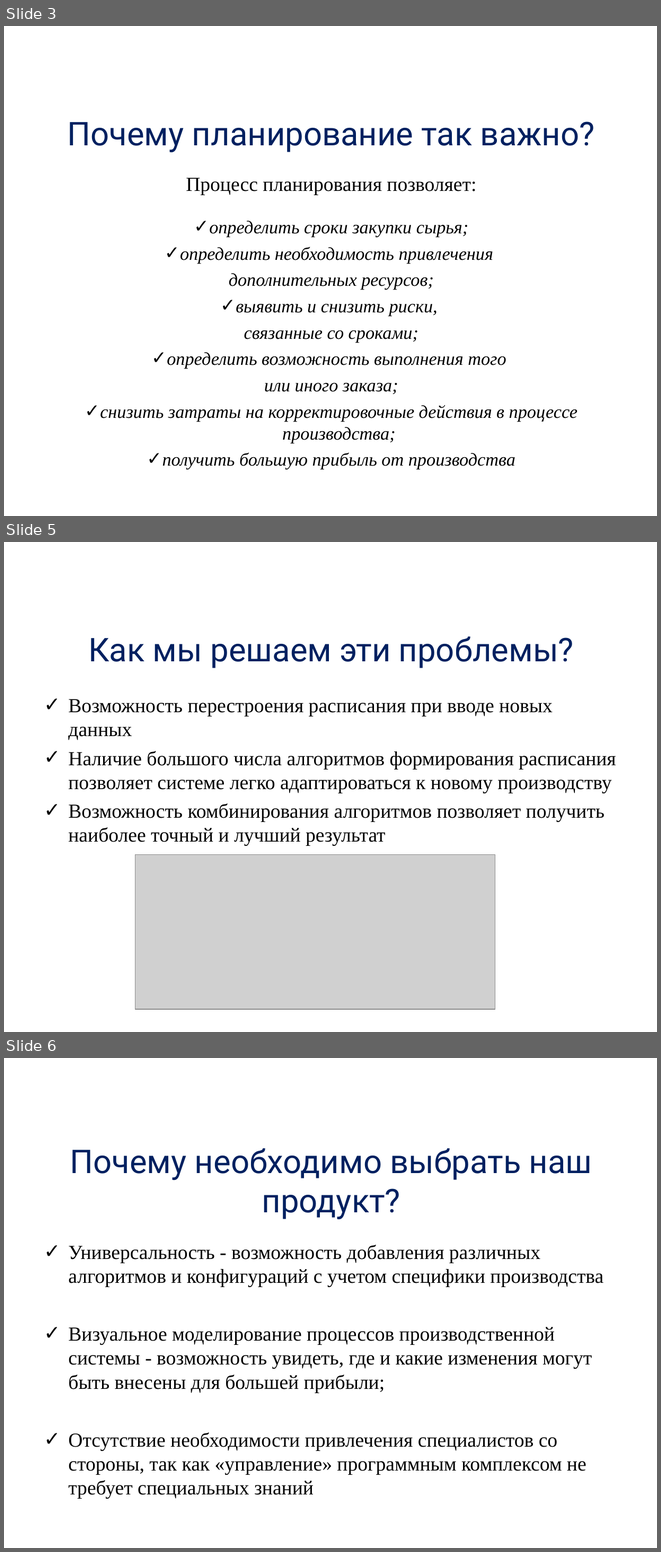
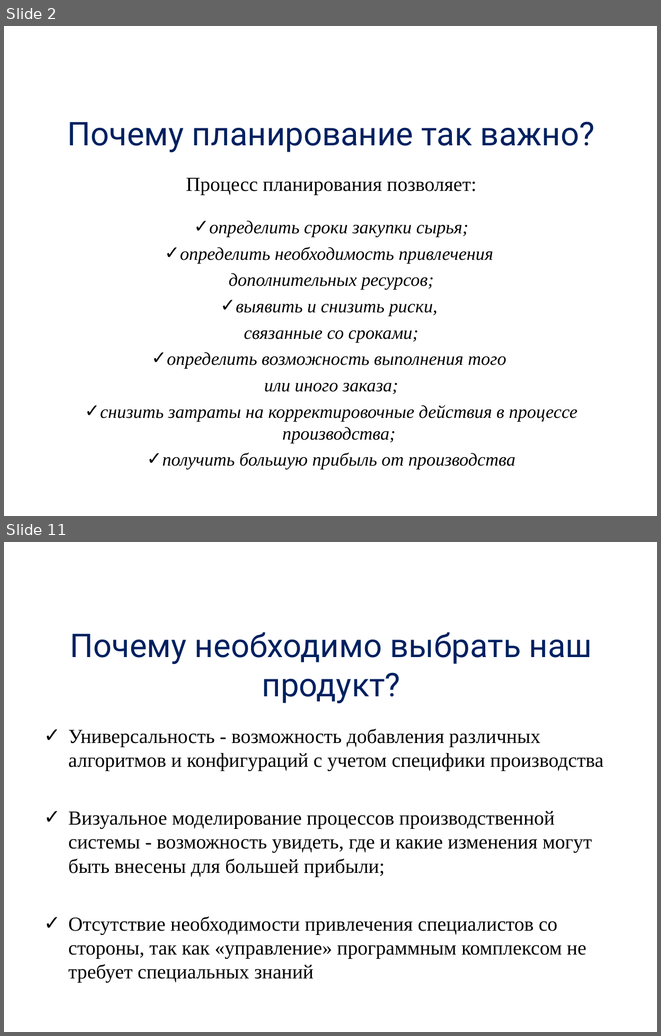
Before and after one commit to alexdegtev/SchedulerTask, a slide deck: Docs/presentation.ppt. Shown one above the other, each under a label of ours: slides 3, 5 and 6 before the commit, slides 2 and 11 after it; the slides between them are not shown. The pictures are 661x1552 and 661x1036 pixels, drawn with LibreOffice and Linux fonts; fonts in the diff are those of the drawing; grey boxes stand for pictures; background and template pictures are left out. Boxes give left, top, right and bottom in pixels: in the first picture for what was removed or moved away, otherwise in the second. Text is boxed around its words. In the diff, an @@ line names an element or a change of style, - is before the commit and + after.

```diff
--- a/Docs/presentation.ppt
+++ b/Docs/presentation.ppt
@@ slide 5 removed at (4,542,657,1032), background picture (left out) @@
@@ title removed at (88,636,574,668) @@
-Как мы решаем эти проблемы?
@@ text removed at (68,699,616,846) @@
-✓ Возможность перестроения расписания при вводе новых данных
-✓ Наличие большого числа алгоритмов формирования расписания позволяет системе легко адаптироваться к новому производству
-✓ Возможность комбинирования алгоритмов позволяет получить наиболее точный и лучший результат
@@ picture removed at (135,855,495,1009) @@
@@ what was slide 3 is now slide 2 @@
@@ what was slide 6 is now slide 11 @@
```
Also in this commit, not shown: 4 slides changed, 5 slides added, 5 other slides removed.
